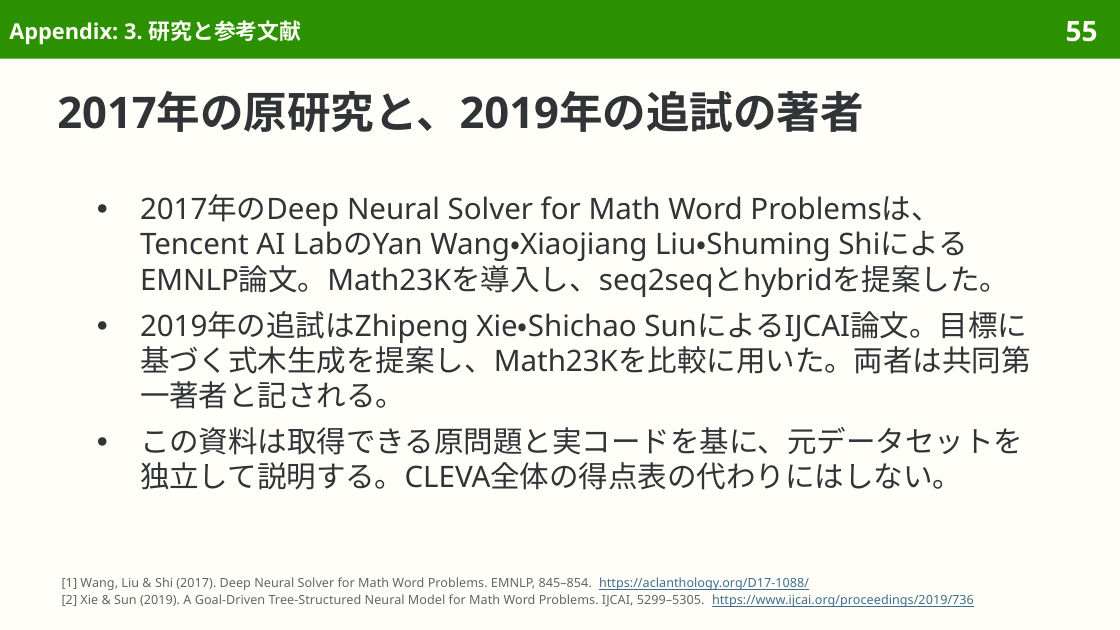
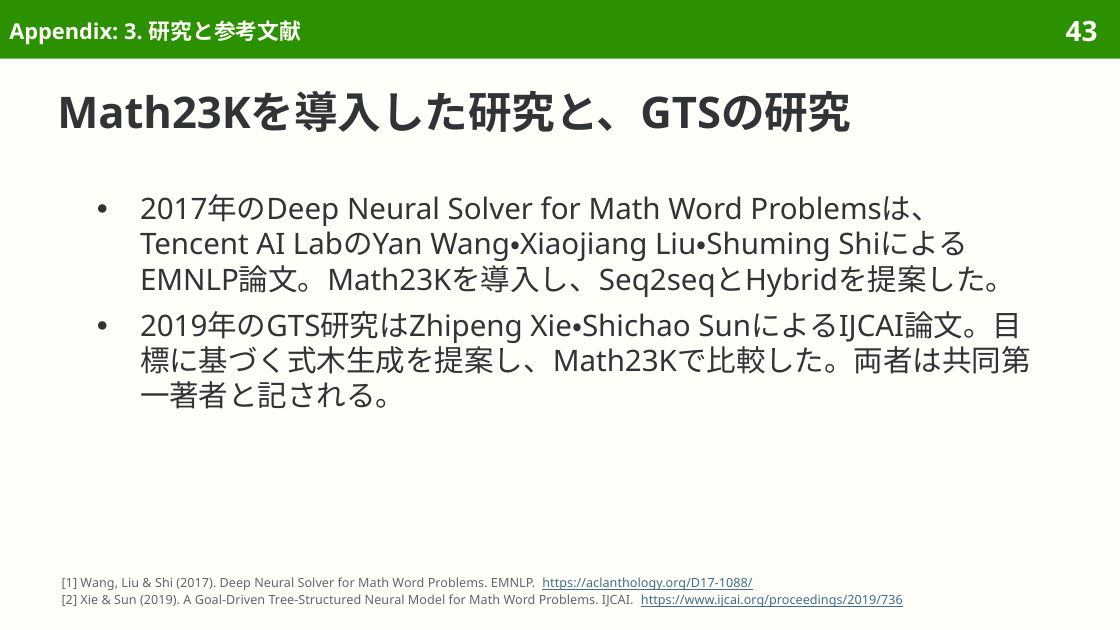
Before and after one commit to sasakiy84/datasets-in-10-minutes, a slide deck: slide 43 of slides/datasets-in-10-minutes-math23k.pptx (slide 55 before the commit). Drawn at 1120x630 pixels with LibreOffice and Linux fonts; fonts in the diff are those of the drawing. Boxes give left, top, right and bottom in pixels: in the first picture for what was removed or moved away, otherwise in the second. Text is boxed around its words. In the diff, an @@ line names an element or a change of style, - is before the commit and + after.

Commit message:
Rebuild Math23K around its original data, arithmetic examples and solver research

```diff
--- a/slides/datasets-in-10-minutes-math23k.pptx
+++ b/slides/datasets-in-10-minutes-math23k.pptx
@@ page number at [1066,20,1098,42]: text changed @@
-55
+43
@@ title at [57,91,851,132]: text changed @@
-2017年の原研究と、2019年の追試の著者
+Math23Kを導入した研究と、GTSの研究
@@ text at [140,194,1031,409]: text changed @@
-● 2017年のDeep Neural Solver for Math Word Problemsは、Tencent AI LabのYan Wang・Xiaojiang Liu・Shuming ShiによるEMNLP論文。Math23Kを導入し、seq2seqとhybridを提案した。
-● 2019年の追試はZhipeng Xie・Shichao SunによるIJCAI論文。目標に基づく式木生成を提案し、Math23Kを比較に用いた。両者は共同第一著者と記される。
-● この資料は取得できる原問題と実コードを基に、元データセットを独立して説明する。CLEVA全体の得点表の代わりにはしない。
+● 2017年のDeep Neural Solver for Math Word Problemsは、Tencent AI LabのYan Wang・Xiaojiang Liu・Shuming ShiによるEMNLP論文。Math23Kを導入し、Seq2seqとHybridを提案した。
+● 2019年のGTS研究はZhipeng Xie・Shichao SunによるIJCAI論文。目標に基づく式木生成を提案し、Math23Kで比較した。両者は共同第一著者と記される。
@@ text at [62,577,903,607]: text changed @@
-[1] Wang, Liu & Shi (2017). Deep Neural Solver for Math Word Problems. EMNLP, 845–854. https://aclanthology.org/D17-1088/
-[2] Xie & Sun (2019). A Goal-Driven Tree-Structured Neural Model for Math Word Problems. IJCAI, 5299–5305. https://www.ijcai.org/proceedings/2019/736
+[1] Wang, Liu & Shi (2017). Deep Neural Solver for Math Word Problems. EMNLP. https://aclanthology.org/D17-1088/
+[2] Xie & Sun (2019). A Goal-Driven Tree-Structured Neural Model for Math Word Problems. IJCAI. https://www.ijcai.org/proceedings/2019/736
```
Also in this commit, not shown: 39 other slides changed, 1 slide added, 15 slides removed, 42 other files.
